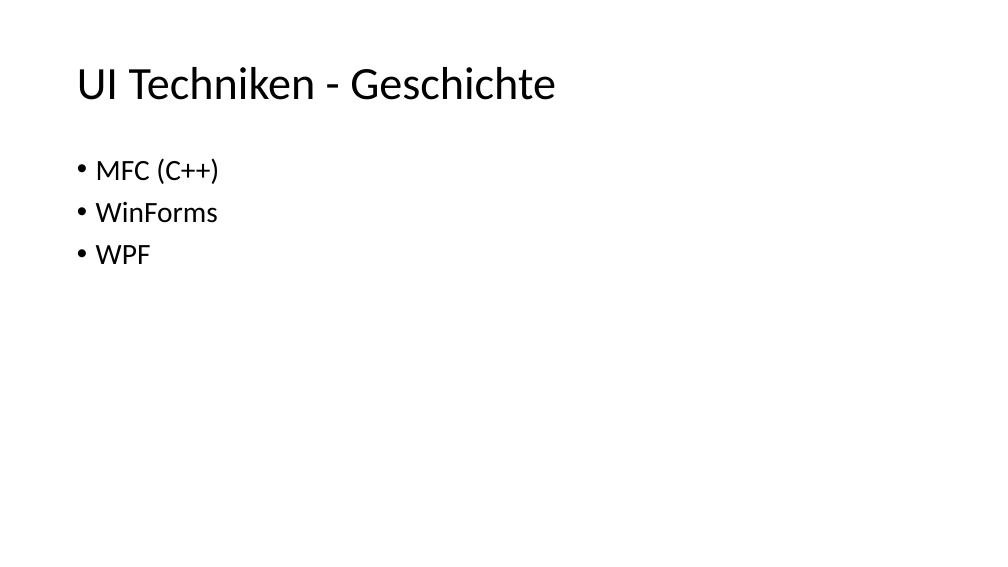
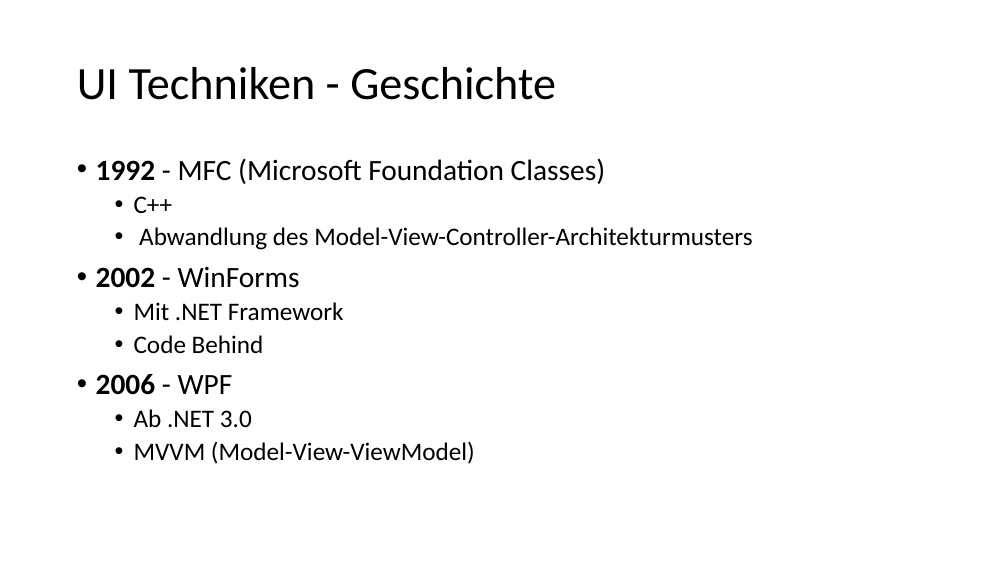
Before and after one commit to FrankPfattheicher/stonehenge.Chromely, a slide deck: slide 2 of stonehengeChromely.pptx. Drawn at 1008x567 pixels with LibreOffice and Linux fonts; fonts in the diff are those of the drawing. Boxes give left, top, right and bottom in pixels: in the first picture for what was removed or moved away, otherwise in the second. Text is boxed around its words. In the diff, an @@ line names an element or a change of style, - is before the commit and + after.

```diff
--- a/stonehengeChromely.pptx
+++ b/stonehengeChromely.pptx
@@ text at (x1=96, y1=158, x2=752, y2=464): text changed; size 28 to 24 pt @@
-• MFC (C++)
-• WinForms
-• WPF
+• 1992 - MFC (Microsoft Foundation Classes)
+  • C++
+  • Abwandlung des Model-View-Controller-Architekturmusters
+• 2002 - WinForms
+  • Mit .NET Framework
+  • Code Behind
+• 2006 - WPF
+  • Ab .NET 3.0
+  • MVVM (Model-View-ViewModel)
```
Also in this commit, not shown: 1 other slide changed, 2 slides added, 1 slide removed.
